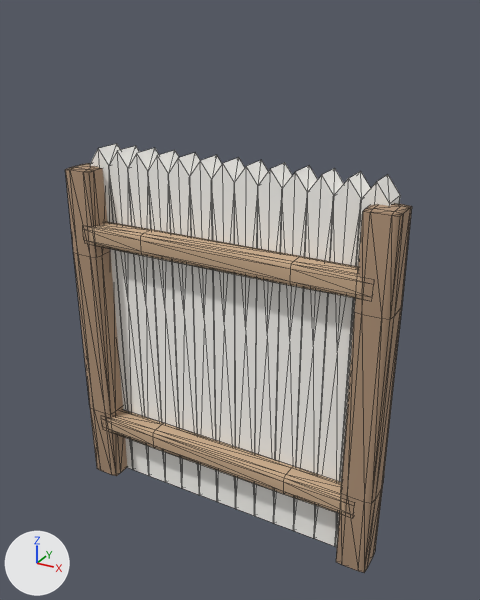
What one commit did to the OBJ model assets/meshes/HotPotatoFence.obj.
Both versions are drawn from a camera (50 mm lens) standing at (8.17, -14.39, 13.96) and looking at (0.31, -0.1, 6.82). Every picture has the same lights, and +X, +Y and +Z are marked at lower left. The picture after the commit comes second. Mesh edges are drawn as thin lines. Where no turn or scale is listed for an object, it has been applied to the vertices. Vertices at exactly the same position are counted once.

Names of what the first picture shows: 'Pickets', 'Posts', 'Rails'.
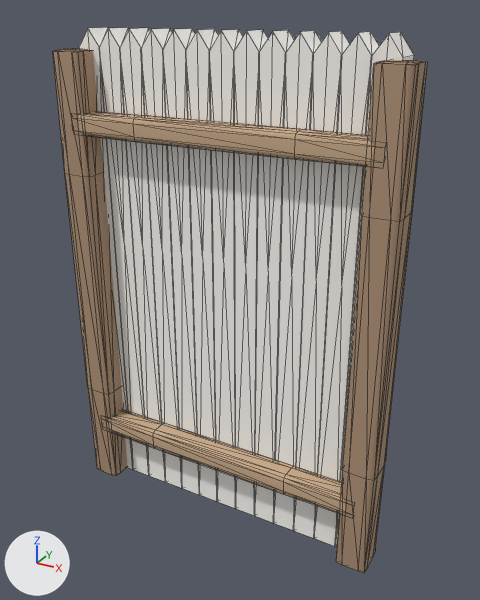
Changed parts and their boxes [x1, y1, x2, y2] in the pictures (480 x 600 px; the box of a moved part takes in the faces that stretch with it):
'Pickets', reshaped (8% wider, 29% taller)
    before: [90, 144, 400, 547]
    after: [79, 27, 414, 547]
'Posts', reshaped (8% wider, 28% taller)
    before: [65, 163, 412, 573]
    after: [53, 48, 427, 573]
'Rails', reshaped (8% wider, 38% taller)
    before: [89, 222, 362, 514]
    after: [78, 112, 374, 515]
part 1 of me_pickets, moved or reshaped
    before: [90, 149, 390, 530]
    after: [79, 29, 403, 530]
part 2 of me_pickets, moved or reshaped
    before: [98, 144, 400, 205]
    after: [88, 27, 414, 60]
part 4 of me_rails, moved or reshaped
    before: [89, 222, 362, 298]
    after: [78, 112, 374, 167]

Diff of the bpy script that builds the scene:
```diff
--- a/assets/meshes/HotPotatoFence.obj.py
+++ b/assets/meshes/HotPotatoFence.obj.py
@@ me_pickets @@
 # used by ob_pickets; location = (0.0, 0.0, 0.0)
-me_pickets.from_pydata(...)  # 156 vertices, 260 faces; spans x -4.21..4.21, y -0.4..0.4, z 0.0..10.5
+me_pickets.from_pydata(...)  # 156 vertices, 260 faces; spans x -4.21..4.21, y -0.4..0.4, z 0.0..13.5
+# me_pickets part 1: all 26 vertices in x -3.88..3.88, y -0.4..0.4, z 6.12 are moved by (0.0, 0.0, 1.8)
+# me_pickets part 2: all 78 vertices in x -4.21..4.21, y -0.4..0.4, z 10.05..10.5 are moved by (0.0, 0.0, 3.0)
 me_pickets.materials.append(mat_pickets)
@@ me_posts @@
 # used by ob_posts; location = (0.0, 0.0, 0.0)
-me_posts.from_pydata(...)  # 112 vertices, 216 faces; spans x -4.65..4.65, y -1.0..0.0, z 0.0..10.0
+me_posts.from_pydata(...)  # 112 vertices, 216 faces; spans x -4.65..4.65, y -1.0..0.0, z 0.0..13.0
+# me_posts part 3: the whole mesh is multiplied about its middle by the matrix ((1.0, 0.0, 0.0), (0.0, 1.0, 0.0), (0.0, 0.0, 1.301)), then moved by (0.0, 0.0, 1.5)
 me_posts.materials.append(mat_posts)
@@ me_rails @@
 # used by ob_rails; location = (0.0, 0.0, 0.0)
-me_rails.from_pydata(...)  # 112 vertices, 216 faces; spans x -4.2..4.2, y -1.0..-0.35, z 1.7..8.5
+me_rails.from_pydata(...)  # 112 vertices, 216 faces; spans x -4.2..4.2, y -1.0..-0.35, z 1.7..11.5
+# me_rails part 4: the loose piece of 56 vertices spanning x -4.2..4.2, y -1.0..-0.35, z 7.9..8.5 is moved by (0.0, 0.0, 3.0)
 me_rails.materials.append(mat_rails)
```
